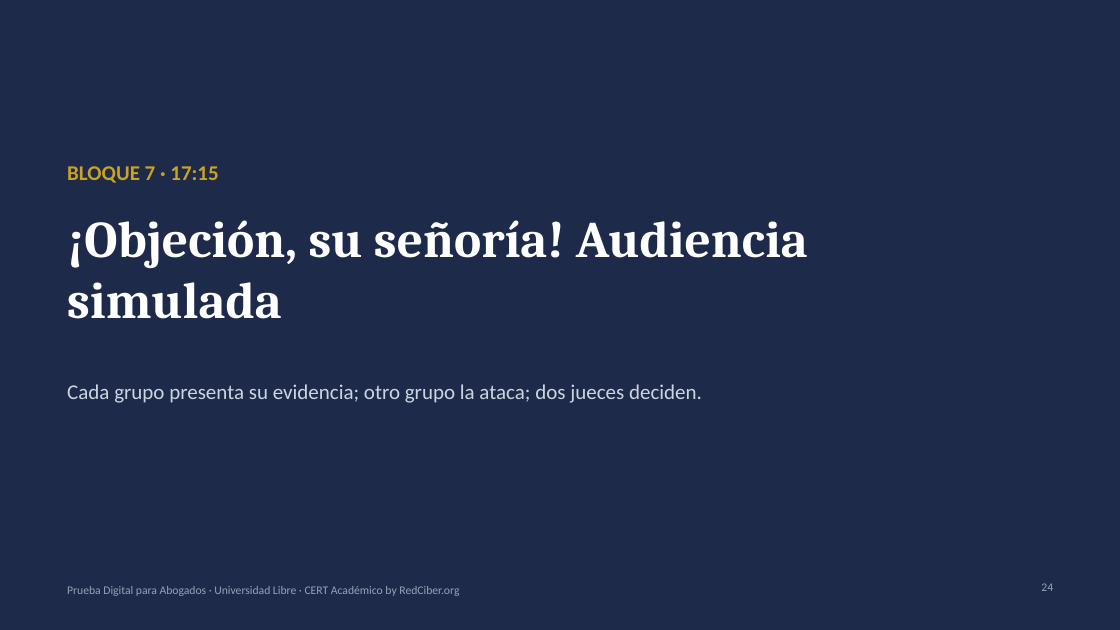
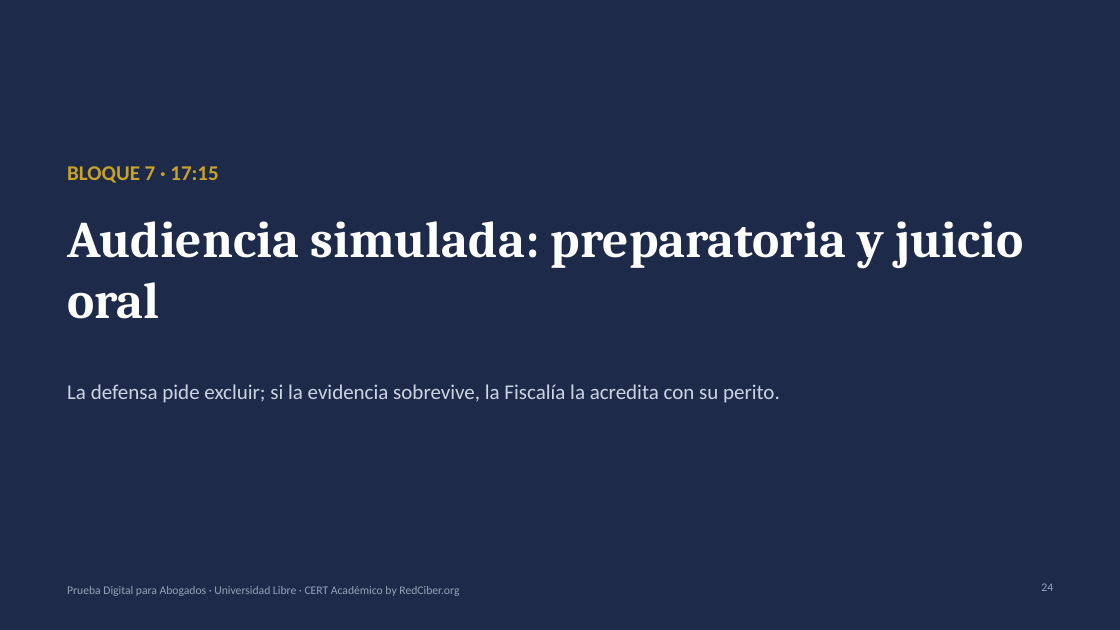
Before and after one commit to CertAcademico/cert-academico-by-redciber-org, a slide deck: slide 24 of materiales/prueba-digital/presentacion-prueba-digital-unilibre.pptx. Drawn at 1120x630 pixels with LibreOffice and Linux fonts; fonts in the diff are those of the drawing. Boxes give left, top, right and bottom in pixels: in the first picture for what was removed or moved away, otherwise in the second. Text is boxed around its words. In the diff, an @@ line names an element or a change of style, - is before the commit and + after.

```diff
--- a/materiales/prueba-digital/presentacion-prueba-digital-unilibre.pptx
+++ b/materiales/prueba-digital/presentacion-prueba-digital-unilibre.pptx
@@ title at <box>67,221,1023,319</box>: text changed @@
-¡Objeción, su señoría! Audiencia simulada
+Audiencia simulada: preparatoria y juicio oral
@@ text at <box>67,384,780,403</box>: text changed @@
-Cada grupo presenta su evidencia; otro grupo la ataca; dos jueces deciden.
+La defensa pide excluir; si la evidencia sobrevive, la Fiscalía la acredita con su perito.
```
Also in this commit, not shown: 6 other slides changed, 1 slide added, 1 slide removed, 2 other files.
